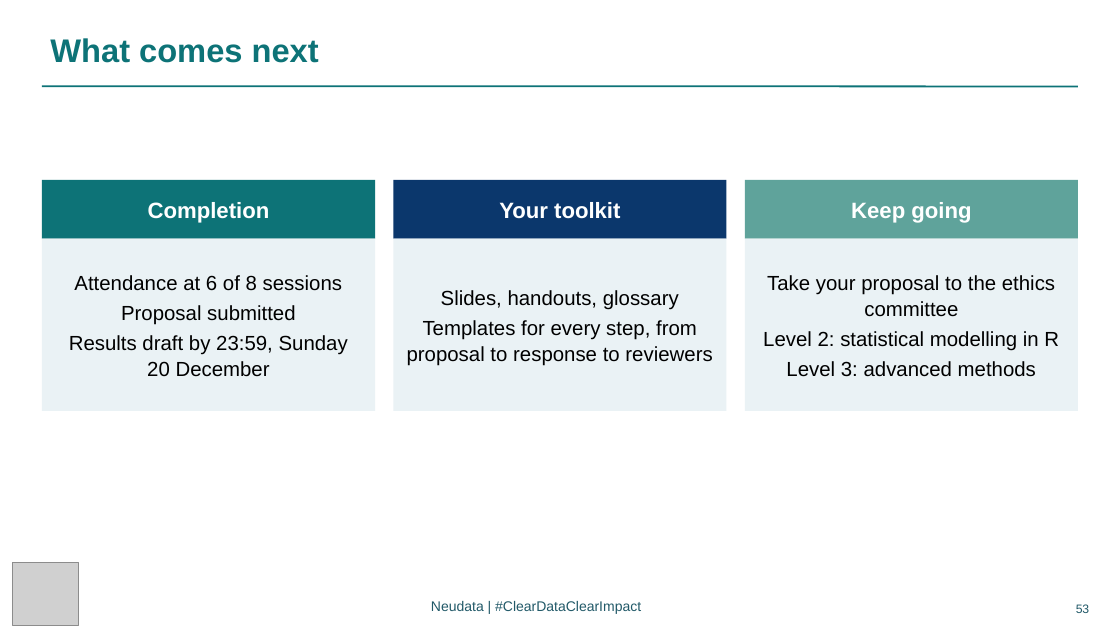
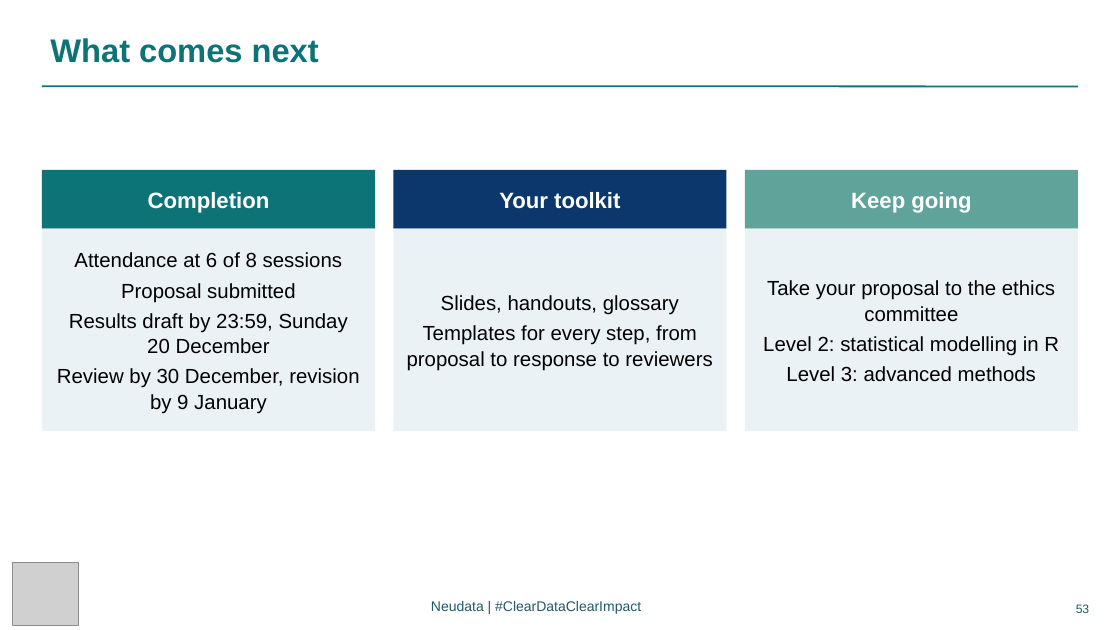
Before and after one commit to neu-data/FoundationsofClinicalResearch, a slide deck: slide 53 of en/files/slides/Session_8_EN.pptx. Drawn at 1120x630 pixels with LibreOffice and Linux fonts; fonts in the diff are those of the drawing; grey boxes stand for pictures. Boxes give left, top, right and bottom in pixels: in the first picture for what was removed or moved away, otherwise in the second. Text is boxed around its words. In the diff, an @@ line names an element or a change of style, - is before the commit and + after.

```diff
--- a/en/files/slides/Session_8_EN.pptx
+++ b/en/files/slides/Session_8_EN.pptx
@@ 3 rectangles: place and size @@
-3 rectangles at <box>42,180,1079,239</box>
+3 rectangles at <box>42,170,1079,229</box>
@@ rectangle "Attendance at 6 of 8 ...": place and size @@
-rectangle "Attendance at 6 of 8 ..." at <box>42,239,376,411</box>
+rectangle "Attendance at 6 of 8 ..." at <box>42,229,376,431</box>
@@ rectangle "Slides, handouts, glossary": place and size @@
-rectangle "Slides, handouts, glossary" at <box>393,239,727,411</box>
+rectangle "Slides, handouts, glossary" at <box>393,229,727,431</box>
@@ rectangle "Take your proposal to the ...": place and size @@
-rectangle "Take your proposal to the ..." at <box>745,239,1079,411</box>
+rectangle "Take your proposal to the ..." at <box>745,229,1079,431</box>
@@ text in rectangle at <box>57,368,359,414</box>: paragraph added @@
+Review by 30 December, revision by 9 January
```
Also in this commit, not shown: 36 other files.
